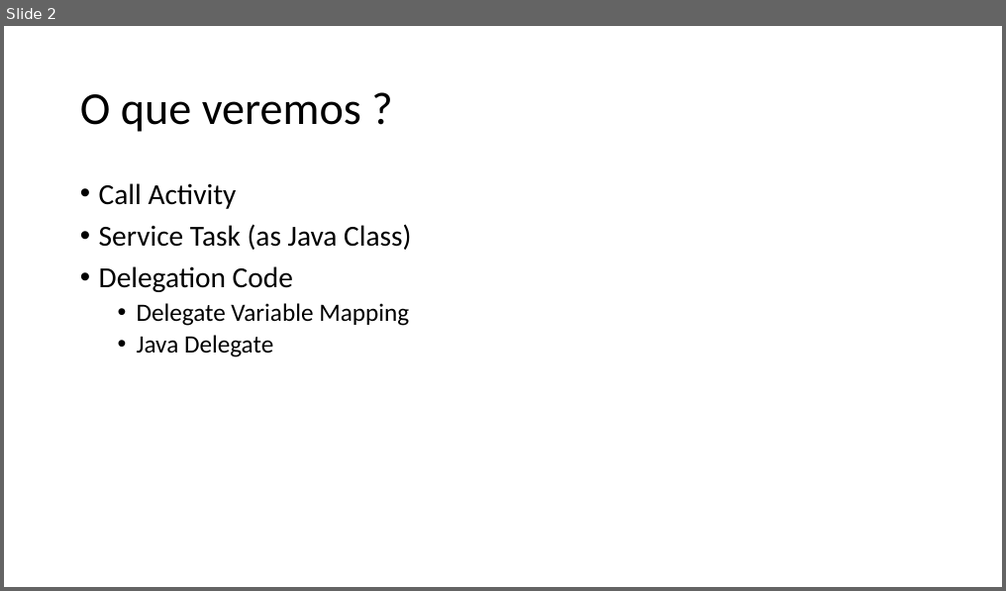
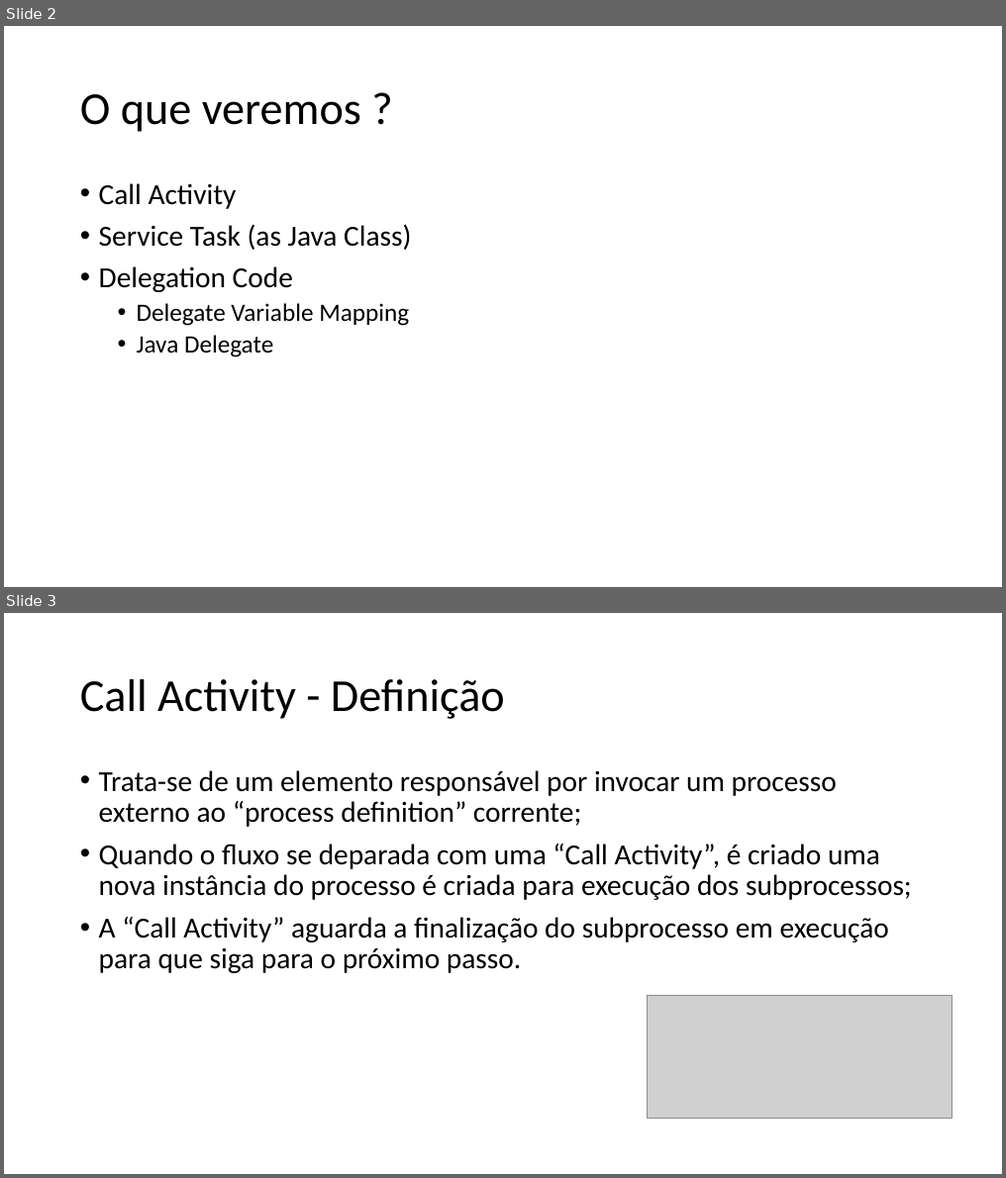
Before and after one commit to phmmdev/spring-boot-camunda-studies, a slide deck: misc/presentation/knowlegde-base.pptx. Shown one above the other, each under a label of ours: slide 2 before the commit, slides 2 and 3 after it. The pictures are 1006x591 and 1006x1178 pixels, drawn with LibreOffice and Linux fonts; fonts in the diff are those of the drawing; grey boxes stand for pictures. Boxes give left, top, right and bottom in pixels: in the first picture for what was removed or moved away, otherwise in the second. Text is boxed around its words. In the diff, an @@ line names an element or a change of style, - is before the commit and + after.

```diff
--- a/misc/presentation/knowlegde-base.pptx
+++ b/misc/presentation/knowlegde-base.pptx
@@ slide 3 added at (4, 613, 1002, 1174), background #FFFFFF @@
@@ title added at (80, 679, 505, 719), 44 pt, text #000000 @@
+Call Activity - Definição
@@ text added at (99, 770, 912, 973), 28 pt, text #000000 @@
+• Trata-se de um elemento responsável por invocar um processo externo ao “process definition” corrente;
+• Quando o fluxo se deparada com uma “Call Activity”, é criado uma nova instância do processo é criada para execução dos subprocessos;
+• A “Call Activity” aguarda a finalização do subprocesso em execução para que siga para o próximo passo.
@@ picture added at (648, 995, 952, 1118) @@
```
Also in this commit, not shown: 3 slides changed, 5 other slides added, 1 slide removed.
